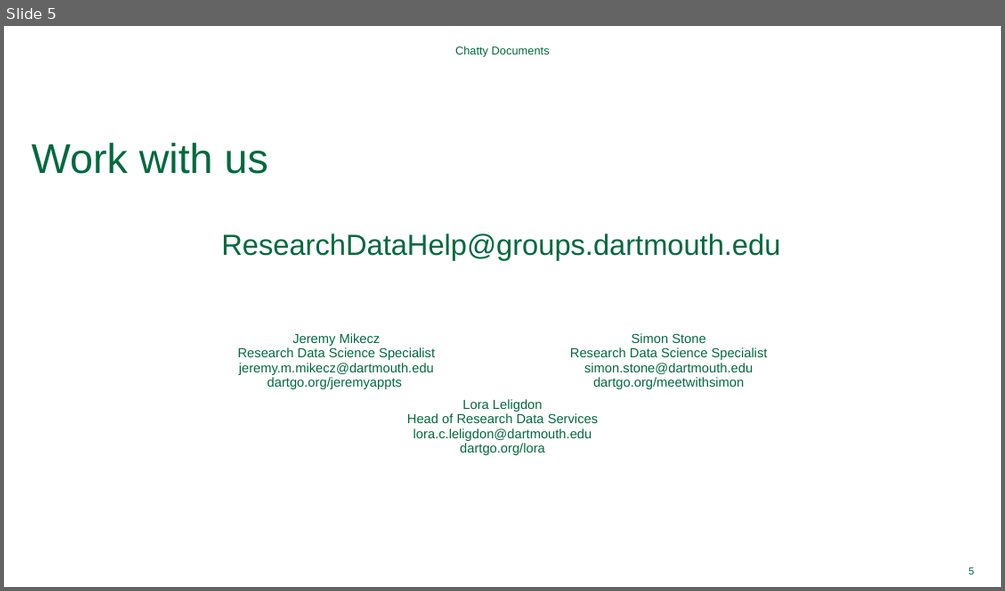
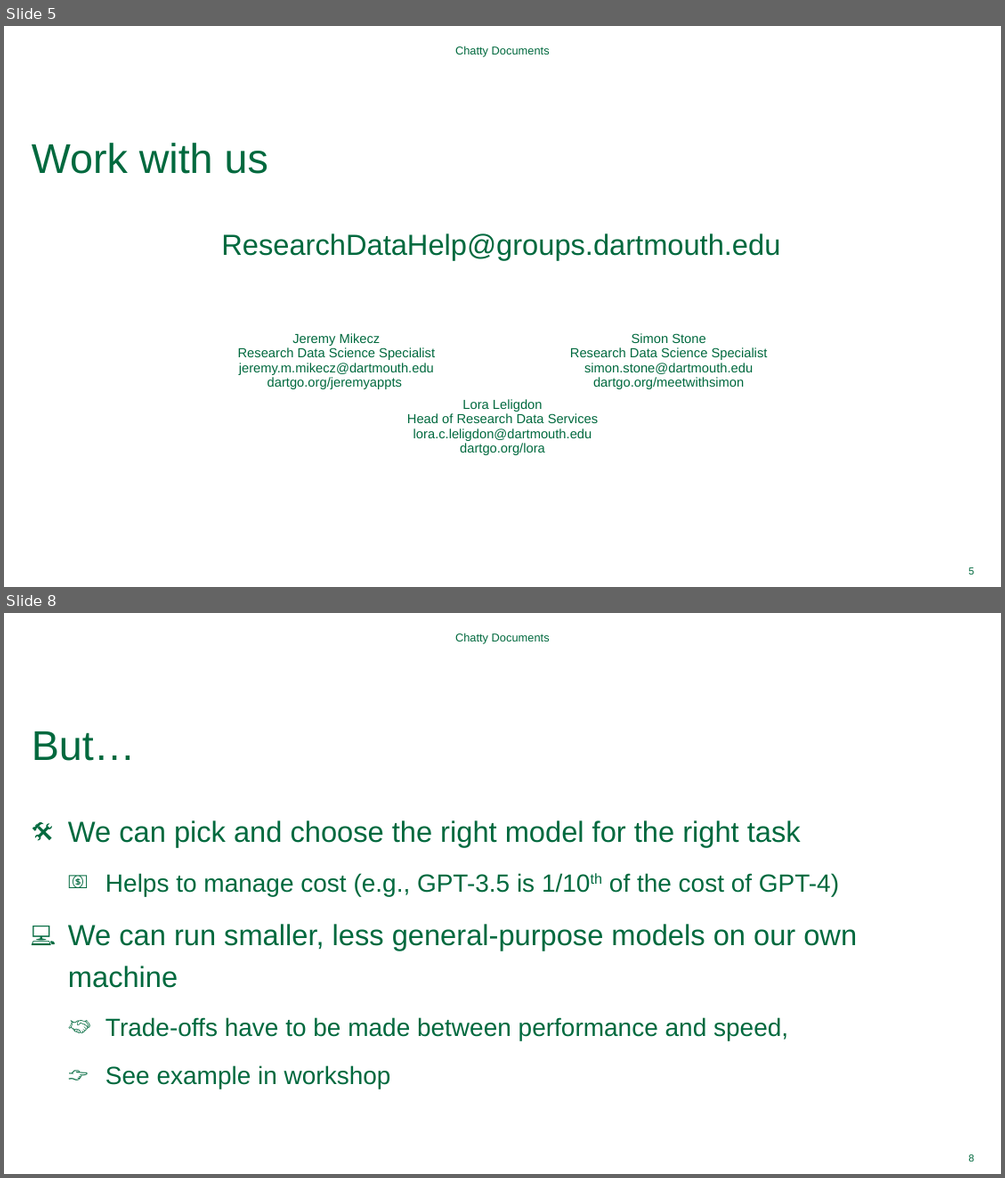
Before and after one commit to Dartmouth-Libraries/chatty-documents, a slide deck: ppt/chatty-documents.pptx. Shown one above the other, each under a label of ours: slide 5 before the commit, slides 5 and 8 after it; the slides between them are not shown. The pictures are 1005x591 and 1005x1178 pixels, drawn with LibreOffice and Linux fonts; fonts in the diff are those of the drawing; background and template pictures are left out. Boxes give left, top, right and bottom in pixels: in the first picture for what was removed or moved away, otherwise in the second. Text is boxed around its words. In the diff, an @@ line names an element or a change of style, - is before the commit and + after.

```diff
--- a/ppt/chatty-documents.pptx
+++ b/ppt/chatty-documents.pptx
@@ slide 8 added at box(4, 613, 1001, 1174), background #FFFFFF @@
@@ text added at box(455, 633, 550, 643), 11 pt, text #00693E @@
+Chatty Documents
@@ title added at box(32, 731, 136, 761), 40 pt, text #00693E @@
+But…
@@ text added at box(68, 820, 857, 1089), 24 pt, text #00693E @@
+🛠️ We can pick and choose the right model for the right task
+  💵 Helps to manage cost (e.g., GPT-3.5 is 1/10th of the cost of GPT-4)
+💻 We can run smaller, less general-purpose models on our own machine
+  🤝 Trade-offs have to be made between performance and speed,
+  👉 See example in workshop
@@ page number added at box(969, 1154, 974, 1161), 9.8 pt, text #00693E @@
+8
```
Also in this commit, not shown: 6 slides changed, 3 other slides added, 4 slides removed, 2 other files.
